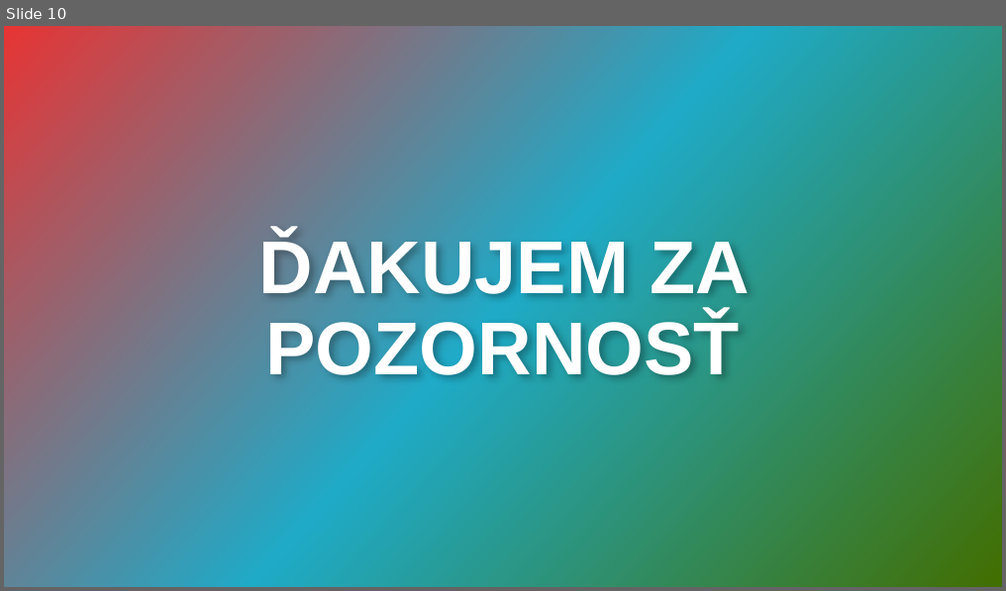
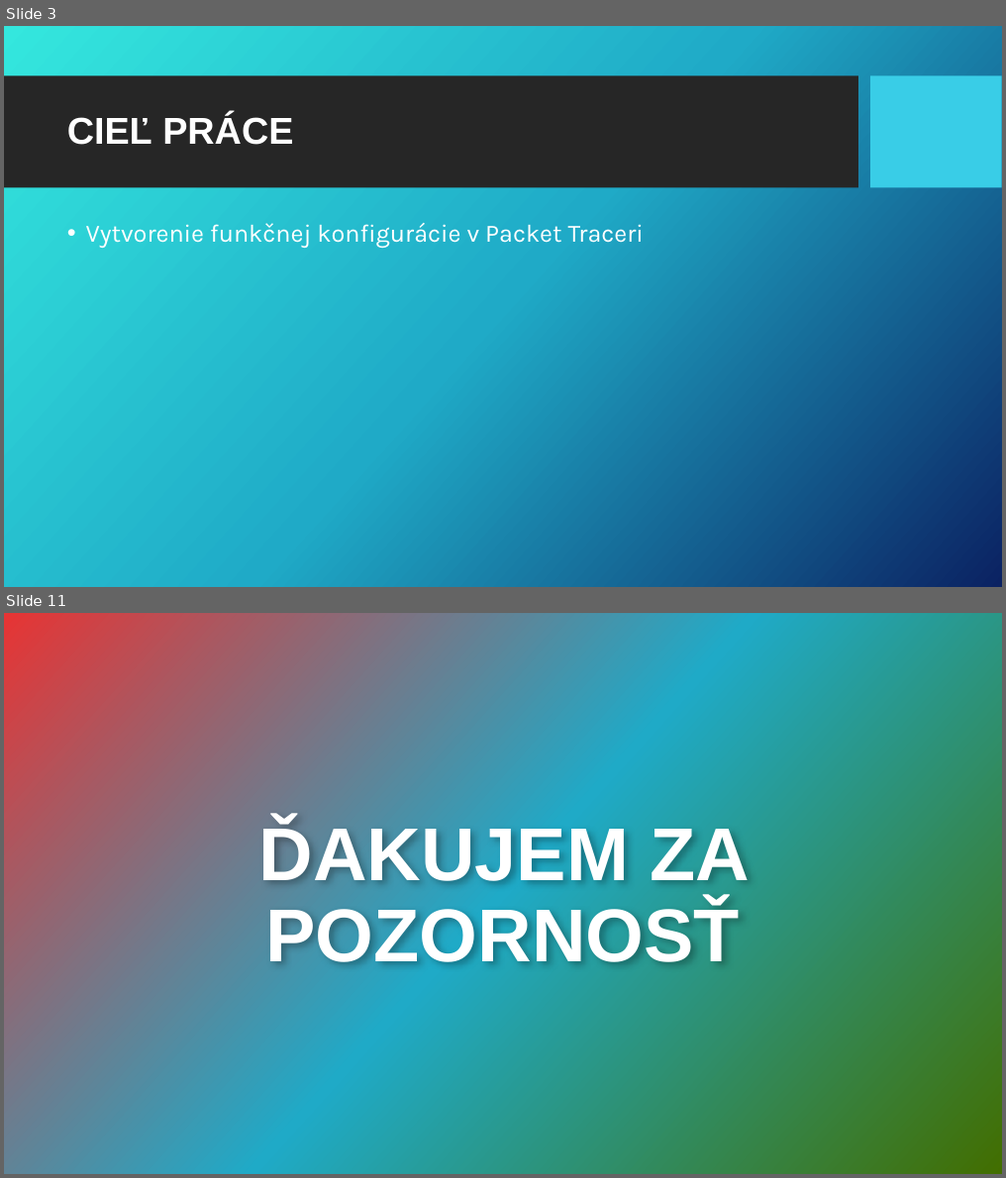
Before and after one commit to GooseNeck22/Tomas-Partl-RP, a slide deck: rocnikova praca prezentacia partl.pptx. Shown one above the other, each under a label of ours: slide 10 before the commit, slides 3 and 11 after it; the slides between them are not shown. The pictures are 1006x591 and 1006x1178 pixels, drawn with LibreOffice and Linux fonts; fonts in the diff are those of the drawing; grey boxes stand for pictures; background and template pictures are left out. Boxes give left, top, right and bottom in pixels: in the first picture for what was removed or moved away, otherwise in the second. Text is boxed around its words. In the diff, an @@ line names an element or a change of style, - is before the commit and + after.

```diff
--- a/rocnikova praca prezentacia partl.pptx
+++ b/rocnikova praca prezentacia partl.pptx
@@ slide 3 added at <box>4,26,1002,587</box>, background picture (left out); not listed: 2 template elements that a slide beside it also shows @@
@@ title added at <box>67,114,293,145</box>, 36 pt, text #FFFFFF, bold @@
+CIEĽ PRÁCE
@@ text added at <box>86,223,644,248</box>, 24 pt, text #FFFFFF @@
+• Vytvorenie funkčnej konfigurácie v Packet Traceri
@@ what was slide 10 is now slide 11 @@
```
Also in this commit, not shown: 9 slides changed.
